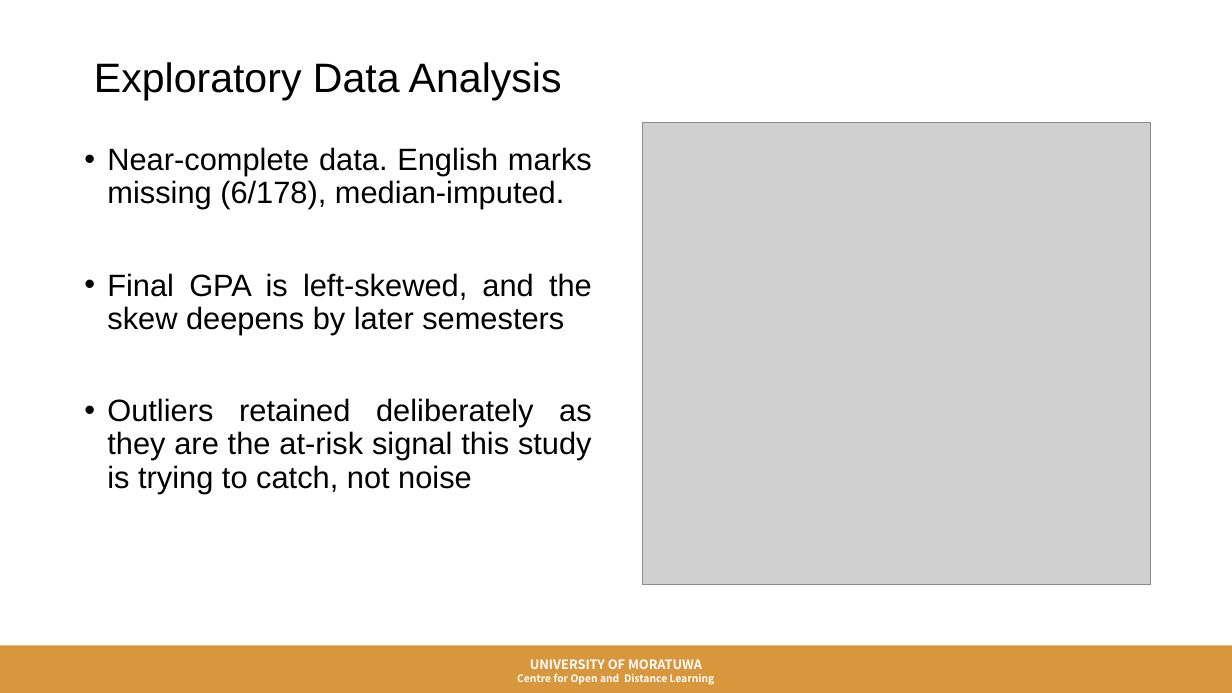
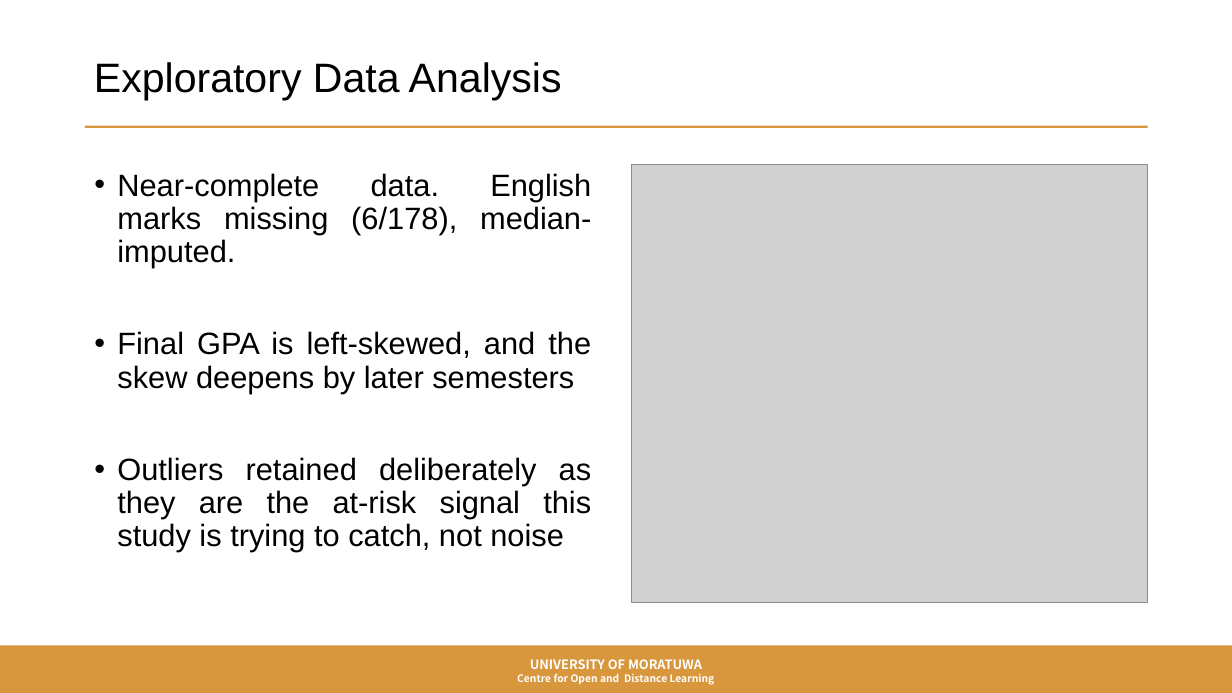
Before and after one commit to SayuriWitharana/GPA_Prediction_Framework, a slide deck: slide 5 of ICODE26_GPA_Presentation.pptx. Drawn at 1232x693 pixels with LibreOffice and Linux fonts; fonts in the diff are those of the drawing; grey boxes stand for pictures; background and template pictures are left out. Boxes give left, top, right and bottom in pixels: in the first picture for what was removed or moved away, otherwise in the second. Text is boxed around its words. In the diff, an @@ line names an element or a change of style, - is before the commit and + after.

```diff
--- a/ICODE26_GPA_Presentation.pptx
+++ b/ICODE26_GPA_Presentation.pptx
@@ title "Exploratory Data Analysis" at <box>94,62,562,101</box>: text colour #000000 to none @@
@@ rectangle added at <box>85,126,1148,128</box>, fill #D8963D @@
@@ text "Near-complete data. English marks missing ..." at <box>117,173,592,552</box>: text colour #000000 to none @@
@@ text "Near-complete data. English marks missing ...": place and size @@
-text "Near-complete data. English marks missing ..." at <box>107,147,592,493</box>
+text "Near-complete data. English marks missing ..." at <box>117,173,592,552</box>
@@ picture: place and size @@
-picture at <box>642,123,1151,585</box>
+picture at <box>631,165,1148,604</box>
```
Also in this commit, not shown: 11 other slides changed, 3 other files.
